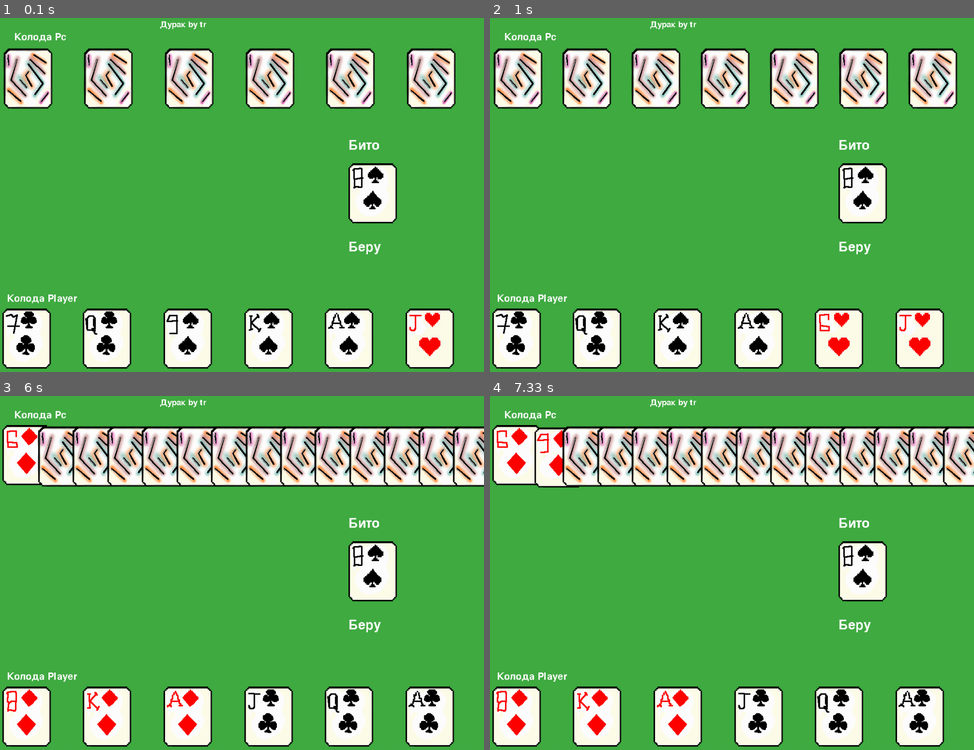
Above: before the commit, frames 1-4 (two rows, left to right).
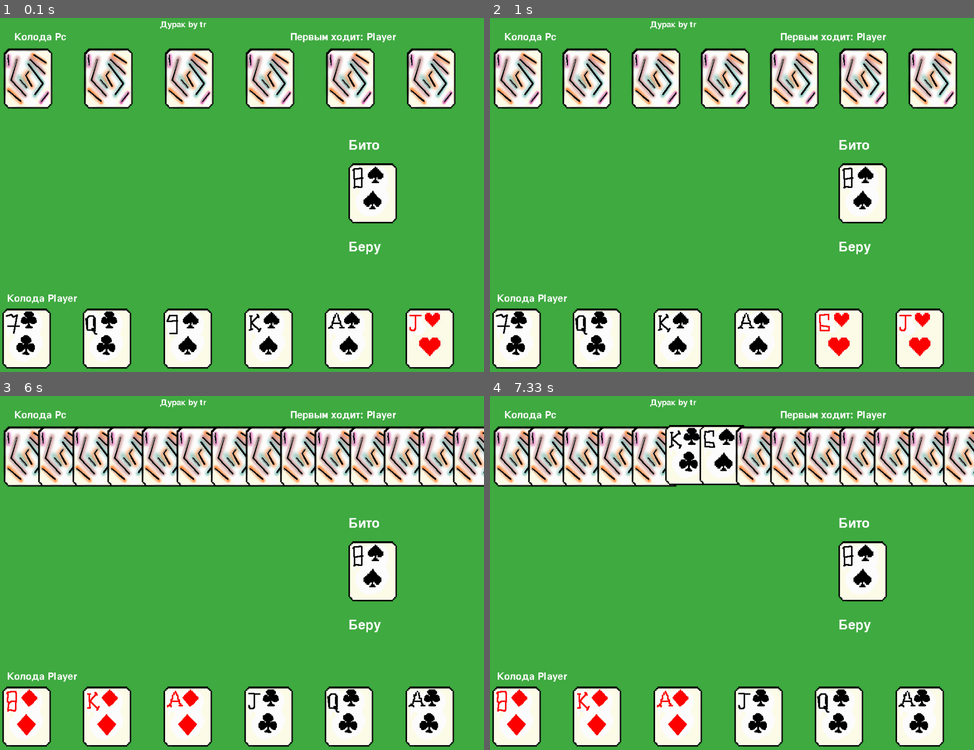
Above: after the commit, the same moments.

Repository: VoidChaser/Lyc
Game: pygame game, started from Pygame/project/fool.py
Same seed, same stepped clock (60 frames per second), same inputs: the game is played once before the commit and once after it.
Inputs (mouse positions are in pixels of both pictures, inside the frame that each line leads up to):
- Up to frame 1 (0.1 s): no input
- Up to frame 2 (1 s): click (596, 78) at 0.38 s; click (678, 336) at 0.72 s
- Up to frame 3 (6 s): click (421, 725) at 1.55 s; click (188, 714) at 2.38 s; click (425, 735) at 2.72 s; click (24, 714) at 3.05 s; click (266, 714) at 3.38 s; click (106, 714) at 4.22 s; click (348, 714) at 4.55 s; click (372, 629) at 5.88 s
- Up to frame 4 (7.33 s): click (586, 732) at 6.22 s; click (761, 696) at 7.05 s

The runs differ from the first frame. In frame 1, 0.2% of the frame differs, in the area x 60-82%, y 4-7%; in frame 2, 0.2%; in frame 3, 1.2%; in frame 4, 4.1%, in the area x 0-82%, y 4-26%.

Commit message:
Немного доделал ходовые штуки. Баг - после бито не переходит код, Баг - при бито со стороны компьютера карты остаются на месте, и выигрыш не происходит и не считается в этом случае.

Diff:
--- a/Pygame/project/fool.py
+++ b/Pygame/project/fool.py
@@ -322,19 +322,9 @@
 for _ in range(6):
     pc_hand += deck.pop()
     player_hand += deck.pop()
-
-# for _ in range(12):
-#     if first_player_is_first:
-#         if _ % 2 != 0:
-#             pc_hand += deck[_]
-#         else:
-#             player_hand += deck[_]
-#     else:
-#         if _ % 2 != 0:
-#             player_hand += deck[_]
-#         else:
-#             pc_hand += deck[_]
-
+print(deck)
+deck.pop(deck.index(kozir))
+deck.insert(0, kozir)
 
 print(f"Выбранный козырь: {kozir}")
 print()
@@ -371,14 +361,97 @@
         return f'Спрайт карты {self.card}'
 
 
+class Cloth(pygame.sprite.Sprite):
+    def __init__(self):
+        super().__init__(background_sprites)
+        self.image = pygame.Surface((WIDTH, HEIGHT))
+        self.rect = self.image.get_rect()
+        self.image.fill(pygame.Color('#41ac43'))
+
+
+FPS = 50
+clock = pygame.time.Clock()
+background_sprites = pygame.sprite.Group()
+interface_sprites = pygame.sprite.Group()
+card_sprites = pygame.sprite.Group()
+bito_sprites = pygame.sprite.Group()
+button_sprites = pygame.sprite.Group()
+
+
+class Bito_sprite(pygame.sprite.Sprite):
+    def __init__(self, card: Card, x, y):
+        super().__init__(bito_sprites)
+        self.card = card
+        self.image = load_image(f'{self.card}.png')
+        self.rect = self.image.get_rect()
+        self.rect.x = x
+        self.rect.y = y
+
+
+class Button_sprite(pygame.sprite.Sprite):
+    def __init__(self, text, x, y, font_size=40):
+        super().__init__(button_sprites)
+        self.text = text
+        self.font_size = font_size
+        self.x, self.y = x, y
+
+        # self.image = pygame.Surface((WIDTH, HEIGHT))
+
+        self.font = pygame.font.Font(None, font_size)
+        self.image = self.font.render(self.text, False, (pygame.Color(255, 255, 255)))
+        self.rect = self.image.get_rect()
+        self.rect.x, self.rect.y = x, y
+        self.update()
+
+    def update(self, new_text=None):
+        if new_text is not None:
+            self.text = new_text
+            self.image = self.font.render(self.text, False, (pygame.Color(255, 255, 255)))
+            self.rect = self.image.get_rect()
+            self.rect.x, self.rect.y = self.x, self.y
+
+
+class Interface_Sprite(pygame.sprite.Sprite):
+    def __init__(self, text, x, y, text_changable=False, font_size=25):
+        super().__init__(interface_sprites)
+        self.text = text
+        self.text_changable = text_changable
+        self.font_size = font_size
+        self.x, self.y = x, y
+
+        # self.image = pygame.Surface((WIDTH, HEIGHT))
+
+        self.font = pygame.font.Font(None, font_size)
+        self.image = self.font.render(self.text, False, (pygame.Color(255, 255, 255)))
+        self.rect = self.image.get_rect()
+        self.rect.x, self.rect.y = x, y
+        self.update()
+
+    def update(self, new_text=None):
+        if self.text_changable:
+            if new_text is not None:
+                self.text = new_text
+        self.image = self.font.render(self.text, False, (pygame.Color(255, 255, 255)))
+        self.rect = self.image.get_rect()
+        self.rect.x, self.rect.y = self.x, self.y
+
+
 HOD_X = 250
+
+game_name = Interface_Sprite('Дурак by tr', 330, 5)
+pc_hand_name = Interface_Sprite('Колода Pc', 30, 30, font_size=30)
+player_hand_name = Interface_Sprite('Колода Player', 15, 570, font_size=30)
+hod_indicator = Interface_Sprite('', 600, 30, font_size=30)
+kozir_sprite = Bito_sprite(kozir, 720, 300)
+bito_button = Button_sprite('Бито', 720, 250)
+take_button = Button_sprite('Беру', 720, 460)
 
 
 class Game:
     def __init__(self):
         self.first_round_user = None
         self.hodit = None
-        self.hands, self.bito = [], []
+        self.hands = []
         self.cards = deck
         self.hod_dict = {}
         self.hod = 0
@@ -407,17 +480,13 @@
     def init_and_draw_decks(self):
         for _ in self.hands:
             _.recount()
-            # print(_)
         y = 60
         for hand in self.hands:
             for _, it_card in enumerate(hand):
                 if hand.name == 'Player':
-                    # Card_sprite(it_card, WIDTH // 5 // hand.count_cards + _ * WIDTH // hand.count_cards, y,
-                    #             show=True)
                     Card_sprite(it_card, 5 + _ * WIDTH // hand.count_cards, y,
                                 show=True)
                 else:
-                    # Card_sprite(it_card, WIDTH // 5 // hand.count_cards + _ * WIDTH // hand.count_cards, y)
                     Card_sprite(it_card, 5 + _ * WIDTH // hand.count_cards, y)
             y += 540
             print()
@@ -428,12 +497,12 @@
             first_taker_hand = list(filter(lambda x: x.name == self.first_round_user, self.hands))[0]
             second_taker_hand = list(filter(lambda x: x.name != first_taker, self.hands))[0]
             if deck:
-                while len(first_taker_hand) < 6:
+                while len(first_taker_hand) < 6 and deck:
                     first_taker_hand += deck.pop()
                     if kozir in first_taker_hand:
                         bito_sprites.empty()
                         print('Убрал спрайт козыря')
-                while len(second_taker_hand) < 6:
+                while len(second_taker_hand) < 6 and deck:
                     second_taker_hand += deck.pop()
                     if kozir in second_taker_hand:
                         bito_sprites.empty()
@@ -442,36 +511,28 @@
                 print(first_taker_hand)
                 print()
                 print(second_taker_hand)
-            # if deck:
-            #     while len(first_taker_hand) < 6:
-            #         first_taker_hand += deck.pop()
-            #     while len(second_taker_hand) < 6:
-            #         second_taker_hand += deck.pop()
-            #     print(first_taker_hand)
-            #     print()
-            #     print(second_taker_hand)
 
     def check_win(self):
         wined_deck = list(filter(lambda x: len(x) == 0, self.hands))
         if wined_deck:
             self.win = True
             print()
-            return True
+            return wined_deck[0]
         return False
 
     def begin_round(self, first_hod=False):
         self.dobor()
-        # global cloth
-
+        for _ in self.hands:
+            _.recount()
         # В идеале, чисто, перед тем, как начинать раунд,
-        # должны все по очереди добирать карт до 6, и должны перерисовываться колоды.
+        # должны все по очереди добирать карт до 6, и должны перерисовываться колоды. - готово.
         if all_hod_used_cards:
-            # for _ in all_hod_used_cards:
-            #     used_hand = game.get_involved_hand(_)
-            #     used_hand.pop(used_hand.index(_))
             card_sprites.empty()
             self.init_and_draw_decks()
-        if self.check_win():
+        winer = self.check_win()
+        if type(winer) is Hand:
+            losed = list(filter(lambda x: x.name != winer.name, self.hands))[0]
+            print(f'{winer.name} победил. {losed.name} остаётся в дураках.')
             return
         self.hod_dict = {}
         if not first_hod:
@@ -481,12 +542,13 @@
             self.hodit = max(self.hands)
             print(f"\nПервым ходит {self.hodit.name}:\n")
         self.first_round_user = self.hodit.name
-        interface_sprites.update(self.first_round_user)
+        hod_indicator.text = f'Первым ходит: {self.first_round_user}'
+        hod_indicator.update()
 
     def end_round(self):
         pass
 
-    # Должны убираться карты, раздаваться по порядку недостающие карты. Обновляться бито.
+    # Должны убираться карты, раздаваться по порядку недостающие карты. Обновляться бито. - готово.
 
     def take(self, hand: Hand):
         for _ in all_hod_used_cards:
@@ -494,11 +556,21 @@
             if used_hand != hand:
                 used_hand.pop(used_hand.index(_))
             hand += _
+        print(self.hands)
         for _ in self.hands:
             _.recount()
-        # hand.recount()
-        print(hand)
-        # Сделать проверку на то, что карты нет в той руке, куда добавляем.
+            # print(hand)
+        # Сделать проверку на то, что карты нет в той руке, куда добавляем. - готово.
+
+    # def bito(self):
+    # for _ in all_hod_used_cards:
+    #     used_hand = game.get_involved_hand(_)
+    #     used_hand.pop(used_hand.index(_))
+    # print(self.hands)
+    # card_sprites.empty()
+    # for _ in self.hands:
+    #     _.recount()
+    # game.begin_round()
 
     def attack_card(self, attack_card: Card):
         if self.hodit.name == 'Player':
@@ -509,17 +581,11 @@
         self.hod_dict[attack_card] = None
         taken_card_sprite.update()
 
-
     def defend_card(self, defending_card: Card):
         if self.hodit.name != 'Player':
             defending_card.image.show_card()
-
-        # self.hodit = 'Pc'
-        # else:
-        #     defending_card.image.show_card()
         self.hod_dict[list(self.hod_dict.keys())[-1]] = defending_card
         defending_card.image.update()
-
 
     def get_involved_hand(self, card):
         return list(filter(lambda x: card in x, self.hands))[0]
@@ -530,79 +596,7 @@
     sys.exit()
 
 
-class Cloth(pygame.sprite.Sprite):
-    def __init__(self):
-        super().__init__(background_sprites)
-        self.image = pygame.Surface((WIDTH, HEIGHT))
-        self.rect = self.image.get_rect()
-        self.image.fill(pygame.Color('#41ac43'))
-
-
-FPS = 50
-clock = pygame.time.Clock()
-background_sprites = pygame.sprite.Group()
-interface_sprites = pygame.sprite.Group()
-card_sprites = pygame.sprite.Group()
-bito_sprites = pygame.sprite.Group()
-button_sprites = pygame.sprite.Group()
-
-
-class Bito_sprite(pygame.sprite.Sprite):
-    def __init__(self, card: Card, x, y):
-        super().__init__(bito_sprites)
-        self.card = card
-        self.image = load_image(f'{self.card}.png')
-        self.rect = self.image.get_rect()
-        self.rect.x = x
-        self.rect.y = y
-
-
-class Button_sprite(pygame.sprite.Sprite):
-    def __init__(self, text, x, y, font_size=40):
-        super().__init__(button_sprites)
-        self.text = text
-        self.font_size = font_size
-        self.x, self.y = x, y
-
-        # self.image = pygame.Surface((WIDTH, HEIGHT))
-
-        self.font = pygame.font.Font(None, font_size)
-        self.image = self.font.render(self.text, False, (pygame.Color(255, 255, 255)))
-        self.rect = self.image.get_rect()
-        self.rect.x, self.rect.y = x, y
-        self.update()
-
-    def update(self, new_text=None):
-        if new_text is not None:
-            self.text = new_text
-            self.image = self.font.render(self.text, False, (pygame.Color(255, 255, 255)))
-            self.rect = self.image.get_rect()
-            self.rect.x, self.rect.y = self.x, self.y
-
-
-class Interface_Sprite(pygame.sprite.Sprite):
-    def __init__(self, text, x, y, text_changable=False, font_size=25):
-        super().__init__(interface_sprites)
-        self.text = text
-        self.text_changable = text_changable
-        self.font_size = font_size
-        self.x, self.y = x, y
-
-        # self.image = pygame.Surface((WIDTH, HEIGHT))
-
-        self.font = pygame.font.Font(None, font_size)
-        self.image = self.font.render(self.text, False, (pygame.Color(255, 255, 255)))
-        self.rect = self.image.get_rect()
-        self.rect.x, self.rect.y = x, y
-        self.update()
-
-    def update(self, new_text=None):
-        if self.text_changable:
-            if new_text is not None:
-                self.text = new_text
-        self.image = self.font.render(self.text, False, (pygame.Color(255, 255, 255)))
-        self.rect = self.image.get_rect()
-        self.rect.x, self.rect.y = self.x, self.y
+
 
 
 def formated_hod_return():
@@ -613,19 +607,14 @@
     pygame.display.set_caption('The fool')
     cloth = Cloth()
     game = Game()
+    # Не учёл правило, что после первого хода - атаки, можно подкладывать только карты, которые уже были в игре, но могу его реализовать, когда завершу полностью игровой цикл и интерфейс.
 
     all_hod_used_cards = list()
     game.begin_round(first_hod=True)
     running = True
     # start_screen()
     # Пока проект не доделан заставка закомментирована.
-    game_name = Interface_Sprite('Дурак by tr', 330, 5)
-    pc_hand_name = Interface_Sprite('Колода Pc', 30, 30, font_size=30)
-    player_hand_name = Interface_Sprite('Колода Player', 15, 570, font_size=30)
-    hod_indicator = Interface_Sprite('', 600, 30, font_size=30)
-    kozir_sprite = Bito_sprite(kozir, 720, 300)
-    bito_button = Button_sprite('Бито', 720, 250)
-    take_button = Button_sprite('Беру', 720, 460)
+
 
     while running:
         # while not game.win:
@@ -638,6 +627,10 @@
                 fair_play = True
                 all_hod_used_cards = [*list(game.hod_dict.keys()), *list(game.hod_dict.values())]
                 all_hod_used_cards = list(filter(lambda x: x is not None, all_hod_used_cards))
+                # if (all(list(map(lambda x: x in all_hod_used_cards, player_hand)))) and (all(list(map(lambda x: x in all_hod_used_cards, pc_hand)))):
+                #     game.bito()
+                #     game.begin_round()
+                #     continue
                 if game.hodit.name == 'Player':
                     founded = False
                     if event.type == pygame.MOUSEBUTTONDOWN and event.button == 1:
@@ -716,18 +709,29 @@
                                 button_text = _.text
                                 if button_text == 'Бито':
                                     if game.first_round_user == 'Player':
-                                        player_hand.container = list(
-                                            filter(lambda x: x not in all_hod_used_cards, player_hand.container))
-                                        game.begin_round()
-                                        continue
+                                        if all_hod_used_cards:
+                                            player_hand.container = list(
+                                                filter(lambda x: x not in all_hod_used_cards, player_hand.container))
+                                            # game.bito()
+                                            game.begin_round()
+                                            continue
+                                        else:
+                                            print(
+                                                'Вы не можете сейчас говорить бито, потому что не положили ни одной карты.')
+                                            fair_play = False
+
                                     else:
                                         print('Вы не можете сейчас говорить бито, потому что не вы атаковали первым.')
                                         fair_play = False
                                 elif button_text == 'Беру':
-                                    game.take(player_hand)
-                                    print(f'Игрок берёт.\n')
-                                    game.begin_round()
-                                    continue
+                                    if game.first_round_user == 'Pc':
+                                        game.take(player_hand)
+                                        print(f'Игрок берёт.\n')
+                                        game.begin_round()
+                                        continue
+                                    else:
+                                        print('Вы не можете брать сейчас, потому что вы ходите.')
+                                        fair_play = False
                                 # if shot_card == kozir:
                                 #     pass
                         if founded:
@@ -739,9 +743,22 @@
                                 print()
                 else:
                     if game.first_round_user == 'Pc' or game.first_round_user is None:
-                        card_to_attack = min(list(filter(lambda x: x not in all_hod_used_cards, pc_hand)))
-                        game.attack_card(card_to_attack)
-                        print(f'Компьютер атакует картой {card_to_attack}.\n')
+                        if pc_hand:
+                            card_to_attacks = list(filter(lambda x: x not in all_hod_used_cards, pc_hand))
+                            # print(pc_hand)
+                            if card_to_attacks:
+                                card_to_attack = min(card_to_attacks)
+                                if card_to_attack.kozir:
+                                    game.attack_card(card_to_attack)
+                                    print(f'Компьютер атакует картой {card_to_attack}.\n')
+                                else:
+                                    # game.bito()
+                                    game.begin_round()
+                            else:
+                                print(pc_hand)
+                                game.begin_round()
+                        else:
+                            game.check_win()
                     elif game.first_round_user == 'Player':
                         player_played_card = list(game.hod_dict.keys())[-1]
                         possible_cards_to_defend = list(
@@ -764,6 +781,8 @@
                     # hod_indicator.text = f'Ходит {game.hodit.name}:'
                     # hod_indicator.redraw_text()
                     print()
+
+        # Баг - после бито ход не переходит на другого игрока.
         screen.fill(pygame.Color('black'))
         # card_sprites.empty()
         # all_sprites.draw(screen)
